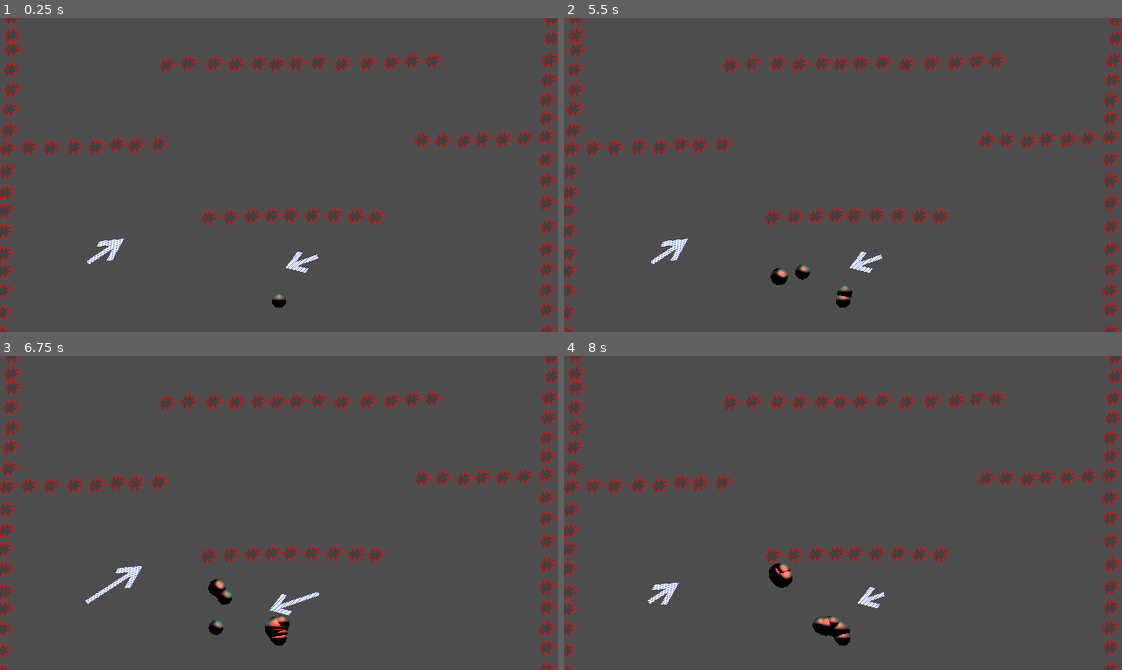
Above: before the commit, frames 1-4 (two rows, left to right).
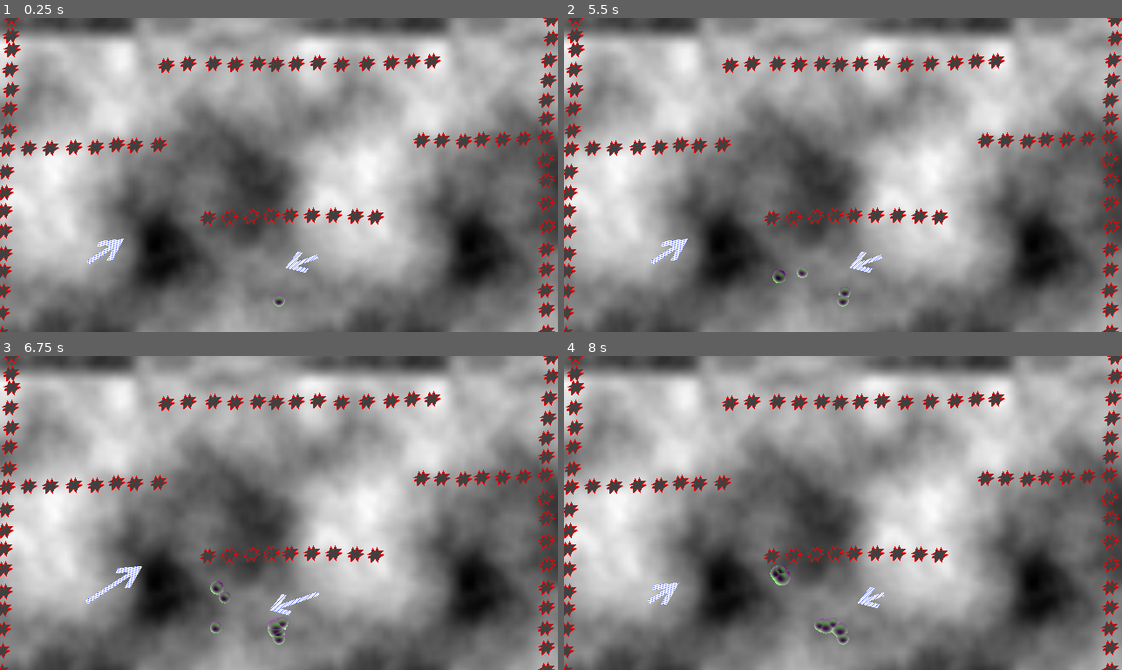
Above: after the commit, the same moments.

Repository: Raattis/ggj25
Game: Godot game, scene res://riku/maailma.tscn
The game is run twice, just before and just after one commit, with the same random seed, the same clock (stepped at 60 frames per second) and the same inputs. The engine's default icon, where the game draws it, is replaced by a stand-in: a white triangle on a blue panel in a dark square.
Inputs (mouse positions are in pixels of both pictures, inside the frame that each line leads up to):
- Up to frame 1 (0.25 s): no input
- Up to frame 2 (5.5 s): move the mouse to (965, 159) at 0.52 s; hold Space (launch) 0.53-1.28 s; move the mouse to (731, 190) at 1.27 s; tap Middle mouse button (move_camera) at 1.35, 4.35 s; move the mouse to (898, 105) at 2.02 s; hold Right mouse button (remove) 2.03-2.78 s; move the mouse to (815, 237) at 2.77 s; click (815, 237) at 2.85 s; move the mouse to (1010, 222) at 3.52 s; hold Space (launch) 3.53-4.28 s; move the mouse to (675, 127) at 4.27 s; move the mouse to (870, 175) at 5.02 s; hold Right mouse button (remove) from 5.03 s (still down)
- Up to frame 3 (6.75 s): move the mouse to (195, 434) at 5.77 s; release Right mouse button (remove) at 5.78 s; click (195, 434) at 5.85 s; move the mouse to (401, 497) at 6.52 s; hold Space (launch) from 6.53 s (still down)
- Up to frame 4 (8 s): move the mouse to (731, 528) at 7.27 s; release Space (launch) at 7.28 s; tap Middle mouse button (move_camera) at 7.35 s

The runs differ from the first frame. In frame 1, 74% of the frame differs, in the area x 0-100%, y 0-100%; in frame 2, 75%; in frame 3, 75%; in frame 4, 75%.

Commit message:
kuplsa shader säätlö

Diff:
--- a/godot-project/janne/bubblescene.gdshader
+++ b/godot-project/janne/bubblescene.gdshader
@@ -3,6 +3,7 @@
 const int BUBBLES_COUNT = 512;
 const float PI_HALF = PI / 2.0;
 
+uniform sampler2D tex_bg : repeat_enable;
 uniform float aspect_ratio;
 uniform float bubbles_active_count;
 uniform vec2 bubbles_pos[BUBBLES_COUNT];
@@ -17,11 +18,13 @@
 }
 
 vec3 normal_circle(vec2 p, float r) {
-	return normalize(vec3(
-		sin(p.x / r * PI_HALF),
-		sin(p.y / r * PI_HALF),
-		cos(length(p) / r * PI_HALF)
-	));
+	return //normalize(
+			vec3(
+				sin(clamp(p.x, -1., 1.) / r * PI_HALF),
+				sin(clamp(p.y, -1., 1.) / r * PI_HALF),
+				cos(length(p) / r * PI_HALF)
+		//)
+	);
 }
 
 void fragment() {
@@ -41,16 +44,18 @@
 			dist = sd;
 		}
 
-		metasum += smoothstep(r * 2.5, 0.0, length(p));
+		metasum += smoothstep(r * 2.0, 0.0, length(p));
 	}
 
 	if (metasum < 0.25) {
-		discard;
+		COLOR = texture(tex_bg, pos);
+	} else {
+		float light = -dot(normalize(vec3(pos, 0.0)), normal);
+		vec4 refracted_sample = texture(tex_bg, pos - normal.xy * 0.015);
+		//COLOR = vec4(vec3(metasum, 0.6, 0.5) * light, 1.0);
+		COLOR = vec4(mix(refracted_sample.xyz, vec3(0.2, 1., 0.) * light, normal.z * 0.5), 1.0);
+		//COLOR = vec4(normal, 1.0);
 	}
-
-	float light = -dot(normalize(vec3(pos, 0.0)), normal);
-
-	COLOR = vec4(vec3(metasum, 0.6, 0.5) * light, 1.0);
 }
 
 //void light() {
--- /dev/null
+++ b/godot-project/janne/scenevis.tres
@@ -0,0 +1,23 @@
+[gd_resource type="ShaderMaterial" load_steps=4 format=3 uid="uid://bfw0giedr1qdb"]
+
+[ext_resource type="Shader" uid="uid://duneg1mt00gfr" path="res://janne/bubblescene.gdshader" id="1_q6k2k"]
+
+[sub_resource type="FastNoiseLite" id="FastNoiseLite_q6k2k"]
+noise_type = 0
+seed = 10
+frequency = 0.0162
+
+[sub_resource type="NoiseTexture2D" id="NoiseTexture2D_q6k2k"]
+width = 64
+height = 64
+generate_mipmaps = false
+seamless = true
+noise = SubResource("FastNoiseLite_q6k2k")
+
+[resource]
+shader = ExtResource("1_q6k2k")
+shader_parameter/tex_bg = SubResource("NoiseTexture2D_q6k2k")
+shader_parameter/aspect_ratio = null
+shader_parameter/bubbles_active_count = null
+shader_parameter/bubbles_pos = null
+shader_parameter/bubbles_radius = null
--- a/godot-project/janne/scenevis.tscn
+++ b/godot-project/janne/scenevis.tscn
@@ -1,14 +1,7 @@
-[gd_scene load_steps=4 format=3 uid="uid://baye7jmkprwtr"]
+[gd_scene load_steps=3 format=3 uid="uid://baye7jmkprwtr"]
 
-[ext_resource type="Shader" uid="uid://duneg1mt00gfr" path="res://janne/bubblescene.gdshader" id="1_4n66u"]
+[ext_resource type="Material" uid="uid://bfw0giedr1qdb" path="res://janne/scenevis.tres" id="1_bo0uw"]
 [ext_resource type="Script" uid="uid://d23tocyvu3qh8" path="res://janne/bubblescene.gd" id="2_bo0uw"]
-
-[sub_resource type="ShaderMaterial" id="ShaderMaterial_bo0uw"]
-shader = ExtResource("1_4n66u")
-shader_parameter/aspect_ratio = null
-shader_parameter/bubbles_active_count = null
-shader_parameter/bubbles_pos = null
-shader_parameter/bubbles_radius = null
 
 [node name="Control" type="Control"]
 layout_mode = 3
@@ -19,7 +12,8 @@
 grow_vertical = 2
 
 [node name="BubbleSceneRenderer" type="ColorRect" parent="."]
-material = SubResource("ShaderMaterial_bo0uw")
+texture_repeat = 2
+material = ExtResource("1_bo0uw")
 layout_mode = 1
 anchors_preset = 15
 anchor_right = 1.0
